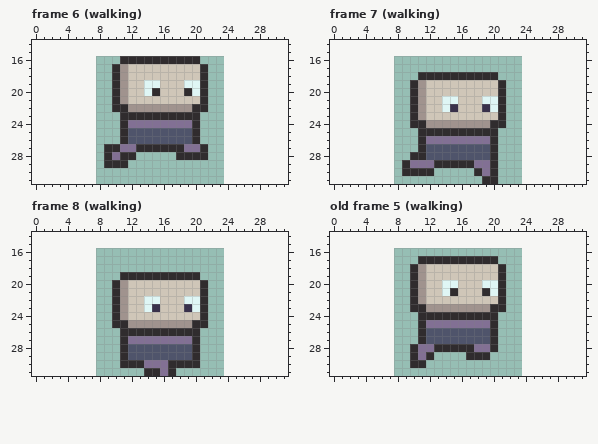
Two versions of one pixel-art file, Source/Witch.aseprite. The picture above is the old version.
16x16 pixels, 8 frames. Shown: frame 6 (walking): x 0..31, y 14..31; frame 7 (walking): x 0..31, y 14..31; frame 8 (walking): x 0..31, y 14..31; old frame 5 (walking): x 0..31, y 14..31. The old version is drawn lined up with the new one, on the new canvas. The commit also changed other frames, which this record leaves out.
New version:
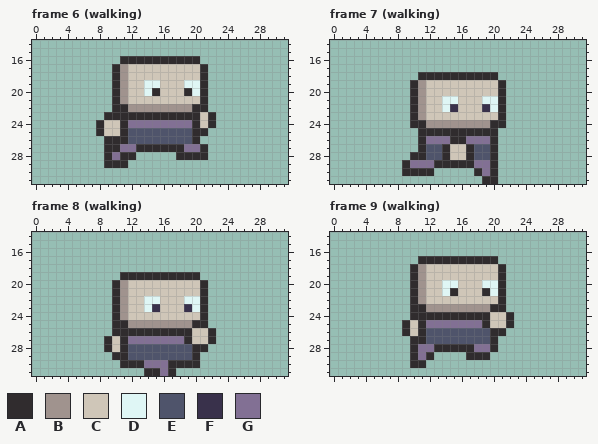
Palette (. is transparent): A #302c2e  B #a0938e  C #cfc6b8  D #dff6f5  E #4f546b  F #39314b  G #827094
A new or re-ordered frame is compared with the old frame closest to it.
From old to new:
canvas 16x16 -> 32x32, the old top-left corner now at 8,16
frames 8 -> 24
Frame 6 (walking):
The author put colour A in row 23 at x 9 to 10 and 22; in row 24 at x 8 and 22; in row 25 at x 8 and 21; in row 26 at x 9 to 10.
The author put colour C in row 23 at x 21; in row 24 at x 9 to 10 and 21; in row 25 at x 9 to 10.
Frame 7 (walking):
Colour E becomes colour A in rows 27 to 28 at x 14 and 17.
Colour G becomes colour A in row 26 at x 15 to 16.
Colour E becomes colour C in rows 27 to 28 at x 15 to 16.
Frame 8 (walking):
The author put colour A in row 26 at x 10 and 22; in row 27 at x 9 and 22; in row 28 at x 9 and 21; in row 29 at x 10.
Colour G becomes colour A in row 27 at x 19.
The author put colour C in row 26 at x 21; in row 27 at x 10 and 21; in row 28 at x 10.
Colour A becomes colour C in rows 26 to 27 at x 20.
Frame 9 (walking) is new; against old frame 5 (walking):
The author put colour A in row 24 at x 10 and 22; in row 25 at x 9 and 22; in row 26 at x 9 and 21; in row 27 at x 10.
Colour G becomes colour A in row 25 at x 19.
The author put colour C in row 24 at x 21; in row 25 at x 10 and 21; in row 26 at x 10.
Colour A becomes colour C in rows 24 to 25 at x 20.
Where, in picture pixels (left, top, right, bottom), the same in both pictures:
added: (96, 112, 120, 144)
added: (200, 112, 216, 136)
changed: (442, 136, 474, 160)
added: (104, 328, 120, 360)
changed: (184, 328, 216, 352)
added: (402, 312, 418, 344)
changed: (482, 312, 514, 336)
